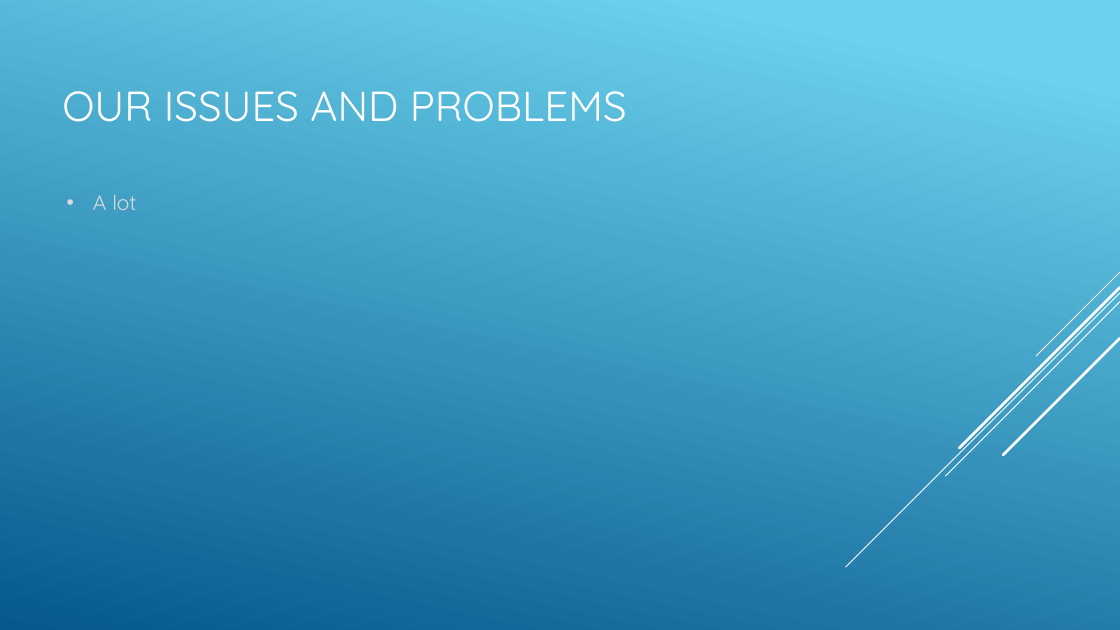
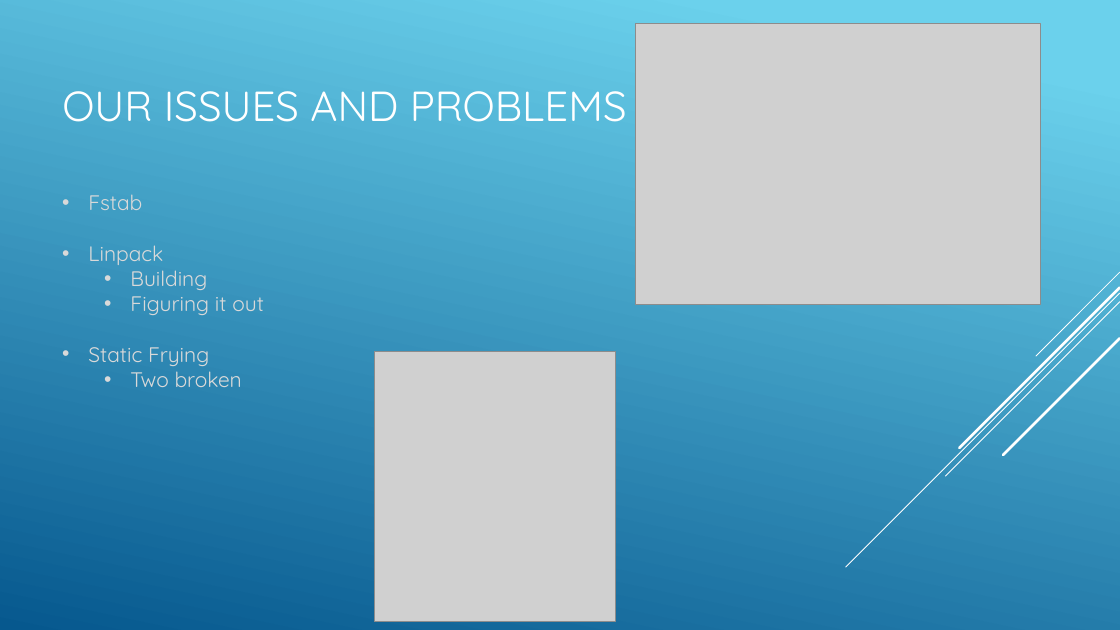
Before and after one commit to SDSMT-CSC464-F15/arm, a slide deck: slide 8 of Documents/ClientPresent2.pptx (slide 7 before the commit). Drawn at 1120x630 pixels with LibreOffice and Linux fonts; fonts in the diff are those of the drawing; grey boxes stand for pictures. Boxes give left, top, right and bottom in pixels: in the first picture for what was removed or moved away, otherwise in the second. Text is boxed around its words. In the diff, an @@ line names an element or a change of style, - is before the commit and + after.

```diff
--- a/Documents/ClientPresent2.pptx
+++ b/Documents/ClientPresent2.pptx
@@ picture added at <box>635,24,1041,305</box> @@
@@ text at <box>88,194,264,387</box>: text changed @@
-• A lot
+• Fstab
+• Linpack
+  • Building
+  • Figuring it out
+• Static Frying
+  • Two broken
@@ picture added at <box>375,352,616,622</box> @@
```
Also in this commit, not shown: 5 other slides changed, 6 slides added, 3 slides removed.
